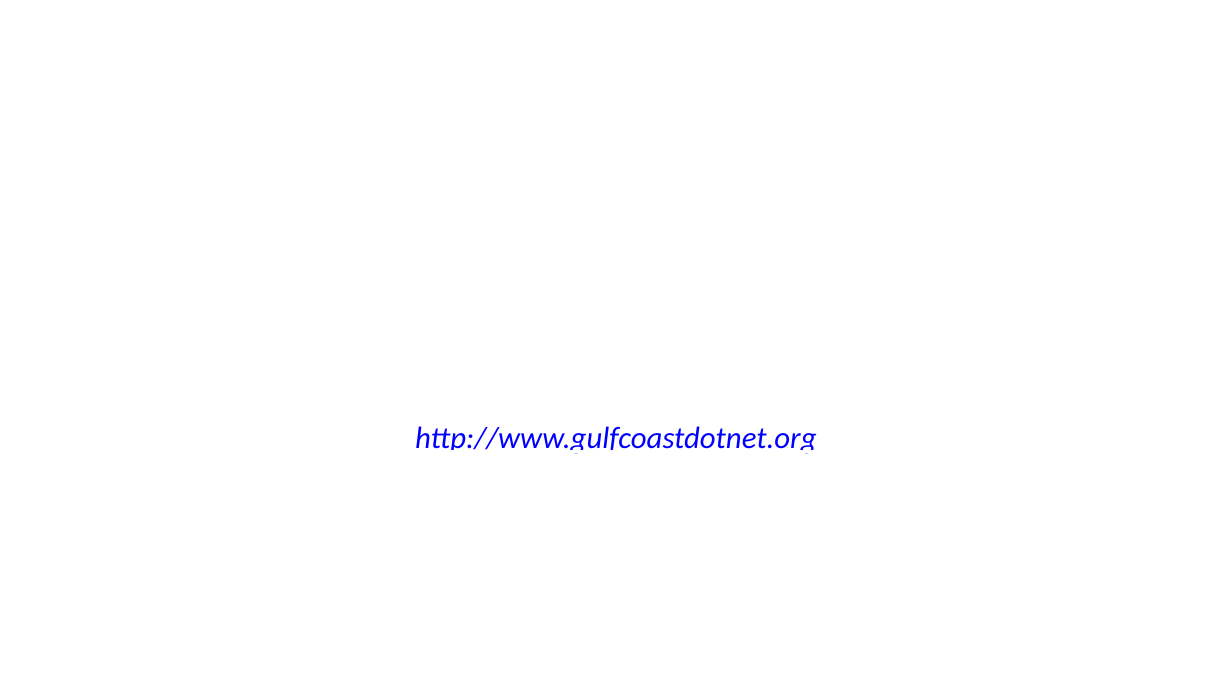
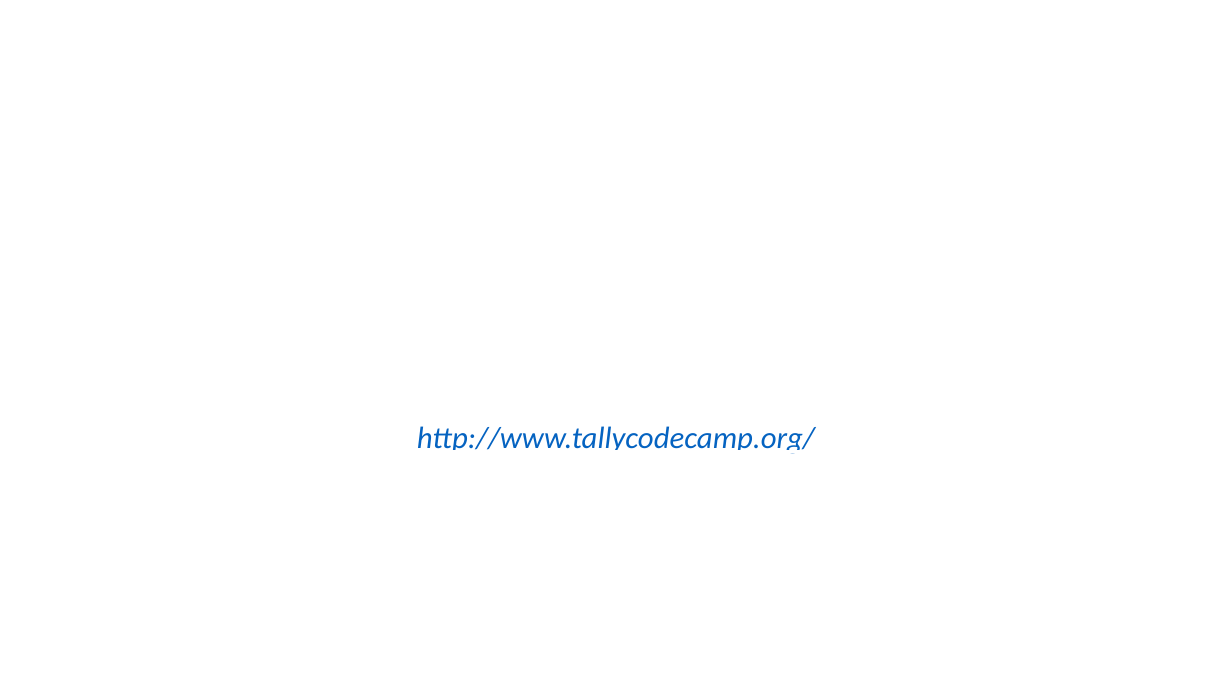
Before and after one commit to bwkeith/Asynchronous, a slide deck: slide 2 of Task-based Asynchronous Programming and MVC 5.pptx. Drawn at 1232x693 pixels with LibreOffice and Linux fonts; fonts in the diff are those of the drawing; background and template pictures are left out. Boxes give left, top, right and bottom in pixels: in the first picture for what was removed or moved away, otherwise in the second. Text is boxed around its words. In the diff, an @@ line names an element or a change of style, - is before the commit and + after.

Commit message:
updated project and presentation for Tally Code Camp

```diff
--- a/Task-based Asynchronous Programming and MVC 5.pptx
+++ b/Task-based Asynchronous Programming and MVC 5.pptx
@@ text at <box>417,426,815,454</box>: text changed; text colour #0000FF to #0563C1 @@
-http://www.gulfcoastdotnet.org
-@GCDNUG
+http://www.tallycodecamp.org/
```
Also in this commit, not shown: 10 other slides changed.
